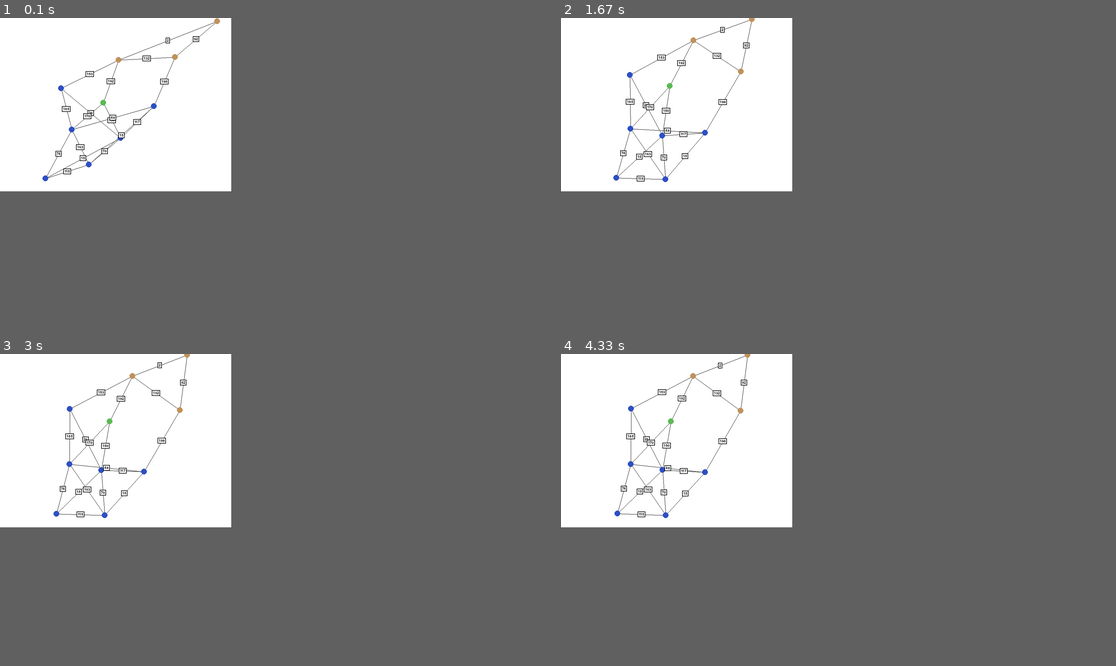
Above: before the commit, frames 1-4 (two rows, left to right).
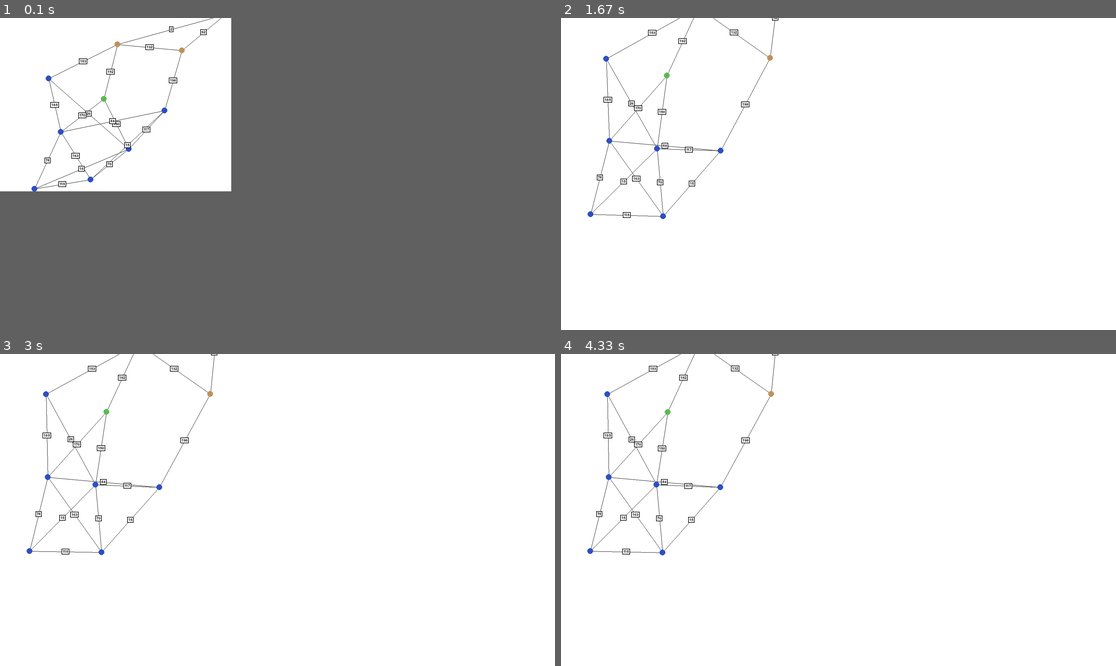
Above: after the commit, the same moments.

Repository: anis-sdkv/itis-ml
Game: pygame game, started from sem6_graph.py
The game is run twice, just before and just after one commit, with the same random seed, the same clock (stepped at 60 frames per second) and the same inputs.
Inputs (mouse positions are in pixels of both pictures, inside the frame that each line leads up to):
- Up to frame 1 (0.1 s): no input
- Up to frame 2 (1.67 s): tap F at 0.33 s; press the mouse at (921, 64) at 0.7 s; move the mouse to (982, 174) at 0.8 s; release the mouse at (1043, 283) at 0.93 s
- Up to frame 3 (3 s): no input
- Up to frame 4 (4.33 s): no input
In our replay, in frame 2 the window is 800x600 before the commit and 1920x1080 after it. These sizes can differ from the game's own. Grey fills any space a smaller window leaves; there, only what the larger window draws over its background counts as a difference.

The runs differ from the first frame. In frame 1, 1.2% of the frame differs, in the area x 5-40%, y 0-56%; in frame 2, 1.2%, in the area x 4-40%, y 0-65%; in frame 3, 1.2%; in frame 4, 1.2%.

Commit message:
hw2 done

Diff:
--- a/Homework2_MyDBSCAN.py
+++ b/Homework2_MyDBSCAN.py
@@ -0,0 +1,72 @@
+import numpy as np
+from sklearn.cluster import DBSCAN
+
+from sem5_DBCAN import App
+
+
+class MyDbscan:
+    TYPE_MAIN = 1
+    TYPE_BORDER = 0
+    TYPE_NOISE = -1
+    TYPE_UNCHECKED = -2
+
+    def __init__(self, eps=0.5, min_samples=5):
+        self.eps = eps
+        self.min_samples = min_samples
+        self.labels = None
+        self.point_types = None
+
+    def fit(self, X):
+        n_samples = X.shape[0]
+        self.point_types = np.full(n_samples, MyDbscan.TYPE_UNCHECKED)
+        self.labels = np.full(n_samples, -1)
+
+        cluster_id = 0
+
+        for point_index in range(n_samples):
+            if self.point_types[point_index] != MyDbscan.TYPE_UNCHECKED:
+                continue
+
+            neighbor_indexes = self._find_neighbors(X, point_index)
+            if len(neighbor_indexes) < self.min_samples - 1:
+                self.point_types[point_index] = MyDbscan.TYPE_NOISE
+                self.labels[point_index] = -1
+                continue
+
+            self.labels[point_index] = cluster_id
+            self.point_types[point_index] = MyDbscan.TYPE_MAIN
+
+            to_check = list(neighbor_indexes)
+            for check_index in to_check:
+                if self.point_types[check_index] == MyDbscan.TYPE_NOISE:
+                    self.point_types[check_index] = MyDbscan.TYPE_BORDER
+                    self.labels[check_index] = cluster_id
+                if self.point_types[check_index] != MyDbscan.TYPE_UNCHECKED:
+                    continue
+
+                self.labels[check_index] = cluster_id
+                neighbor_indexes = self._find_neighbors(X, check_index)
+
+                if len(neighbor_indexes) < self.min_samples - 1:
+                    self.point_types[check_index] = MyDbscan.TYPE_BORDER
+                else:
+                    self.point_types[check_index] = MyDbscan.TYPE_MAIN
+                    for i in neighbor_indexes:
+                        to_check.append(i)
+
+            cluster_id += 1
+
+    def fit_predict(self, X):
+        self.fit(X)
+        return self.labels
+
+    def _find_neighbors(self, X, point_index):
+        distances = np.linalg.norm(X - X[point_index], axis=1)
+        return np.where((distances <= self.eps) & (distances != 0))[0]
+
+
+if __name__ == "__main__":
+    dbscan_eps = 25
+    dbscan_min_samples = 5
+    app = App([DBSCAN(eps=dbscan_eps, min_samples=dbscan_min_samples), MyDbscan(dbscan_eps, dbscan_min_samples)])
+    app.run()
--- /dev/null
+++ b/datasets/disease.csv
@@ -0,0 +1,10 @@
+disease;количество пациентов
+Левосторонний паратонзиллит;26
+Правосторонний паратонзиллит;30
+Двусторонний паратонзиллярный абсцесс;9
+Левосторонний паратонзиллярный абсцесс;116
+Правосторонний паратонзиллярный абсцесс;96
+Левосторнний парафарингиальный абсцесс;3
+Правосторонний парафарингиальный абсцесс;3
+Левосторонний парафарингит;8
+Правосторонний парафарингит;12
--- /dev/null
+++ b/datasets/symptom.csv
@@ -0,0 +1,24 @@
+symptom;Острый левостор паратонз абсцесс;Острый правостор паратонз абсцесс;Острый двухстор паратонз абсцесс;Острый левостор паратон-зиллит;Острый правостор паратон-зиллит;Острый левостор парафарин абсцесс;Острый правостор парафарин абсцесс;Острый левостор парафарингит;Острый правостор парафарингит
+Недомогание;0.97;0.96;1;0.92;0.91;1;1;1;0.9
+Слабость;0.99;0.98;1;0.96;1;1;1;0.7;1
+Головную боль;0.66;0.73;0.88;0.76;0.79;0.5;0.5;1;0.6
+Отсутствие аппетита;0.73;0.75;0.88;0.76;0.86;0.5;0.5;0.8;0.6
+Болезненное открывание рта;0.93;0.90;1;0.8;0.75;0.5;0.5;0.57;0.4
+Боль в горле;0.97;0.96;1;1;0.83;0.5;0.1;0.85;0.9
+Боль при глотании слева;0.93;0.01;0.77;0.96;0.03;0.1;0.0001;0.85;0.0001
+Боль при глотании справа;0.01;0.94;0.77;0.0001;0.86;0.0001;0.1;0.0001;0.8
+Дисфагия;0.96;0.94;1;1;0.93;0.5;1;1;1
+Тризм жевательной мускулатуры I степени;0.53;0.64;0.77;0.6;0.41;0.0001;1;0.42;0.6
+Тризм жевательной мускулатуры III степени;0.04;0.02;0;0.08;0.06;0.5;0.0001;0.0001;0.0001
+Болезненность л/узлов в левой подчелюстной области;0.75;0.08;1;0.72;0.0001;1;0.5;0.85;0.09
+Болезненность л/узлов в правой подчелюстной области;0.03;0.81;0.9;0.0001;0.79;0.0001;1;0.0001;0.6
+Асимметрия зева;0.99;0.98;0.9;0.96;0.82;0.67;1;0.57;0.36
+Смещение левой нёбной миндалины к средней линии;0.75;0.0001;0.6;0.8;0.0001;0.5;0.0001;0.42;0.09
+Смещение правой нёбной миндалины к средней линии;0.01;0.8;0.66;0.0001;0.55;0.0001;0.5;0.14;0.18
+Слизистая зева гиперемирована;0.98;0.98;1;1;1;0.5;1;1;1
+Язычок мягкого нёба отёчен.;0.93;0.85;0.88;0.84;0.72;0.5;1;0.7;0.5
+Слизистая глотки гиперемирована;0.94;0.9;1;1;1;1;1;1;1
+Отёк. инфильтрация околоминдаликовой клетчатки слева;0.6;0.03;0.66;0.6;0.03;0.5;0.0001;0.42;0.0001
+Отёк. инфильтрация околоминдаликовой клетчатки справа;0.0001;0.6;0.66;0.0001;0.48;0.0001;0.5;0.0001;0.27
+Отёк боковой стенки глотки слева;0.21;0.0001;0.0001;0.16;0.0001;1;0.0001;1;0.0001
+Отёк боковой стенки глотки справа;0.01;0.12;0.0001;0;0.27;0.0001;0.1;0.0001;1
--- a/sem5_DBCAN.py
+++ b/sem5_DBCAN.py
@@ -29,7 +29,7 @@
     BACKGROUND_COLOR = (255, 255, 255)
     DEFAULT_POINT_COLOR = "black"
 
-    def __init__(self, width=800, height=600):
+    def __init__(self, dbscan_objects, width=800, height=600):
         pygame.init()
         pygame.display.set_caption("DBSCAN Clustering Visualization")
         self.width = width
@@ -43,16 +43,17 @@
 
         self.mouse_down = False
         self.key_f_down = False
-        self.key_q_down = False
+        self.key_1_down = False
+        self.key_2_down = False
+        self.key_3_down = False
 
         self.last_position = None
         self.labels = None
         self.label_colors = None
+        self.color_by_type = None
         self.points_to_draw = []
 
-        dbscan_eps = 25
-        dbscan_min_samples = 5
-        self.dbscan = DBSCAN(eps=dbscan_eps, min_samples=dbscan_min_samples)
+        self.dbscan_objects = dbscan_objects
 
     def handle_events(self):
         for event in pygame.event.get():
@@ -75,6 +76,8 @@
         for i in range(len(self.points_to_draw)):
             if not self.labels is None:
                 color = self.label_colors[self.labels[i]]
+            if not self.color_by_type is None:
+                color = self.color_by_type[i]
             point = self.points_to_draw[i]
             pygame.draw.circle(self.screen, color, (int(point.x), int(point.y)), 5)
 
@@ -96,24 +99,46 @@
         if self.mouse_down:
             cursor_position = Point(*pygame.mouse.get_pos())
             if not self.last_position or self.last_position.distance_to(cursor_position) > 50:
+                self._reset()
                 self.last_position = cursor_position
                 self.points_to_draw.append(cursor_position)
-                self.points_to_draw.extend(cursor_position.generate_points_in_neighborhood(20, 3))
+                self.points_to_draw.extend(cursor_position.generate_points_in_neighborhood(30, 3))
 
     def _handle_key_actions(self):
         if self.key_f_down:
             self.key_f_down = False
             self._toggle_fullscreen()
 
-        if self.key_q_down:
-            self.key_q_down = False
-            self._cluster_points()
+        if self.key_1_down:
+            self.key_1_down = False
+            self._cluster_points(self.dbscan_objects[0])
+
+        if self.key_2_down and len(self.dbscan_objects) > 1:
+            self.key_2_down = False
+            self._cluster_points(self.dbscan_objects[1])
+
+        if self.key_3_down and len(self.dbscan_objects) > 1:
+            self.key_3_down = False
+            self._cluster_and_paint_by_type(self.dbscan_objects[1])
 
     def _handle_keydown(self, key):
+
         if key == pygame.K_f:
             self.key_f_down = True
-        elif key == pygame.K_q:
-            self.key_q_down = True
+        elif key == pygame.K_1:
+            self.key_1_down = True
+            self._reset()
+        elif key == pygame.K_2:
+            self.key_2_down = True
+            self._reset()
+        elif key == pygame.K_3:
+            self.key_3_down = True
+            self._reset()
+
+    def _reset(self):
+        self.labels = None
+        self.label_colors = None
+        self.color_by_type = None
 
     def _toggle_fullscreen(self):
         self.is_fullscreen = not self.is_fullscreen
@@ -123,16 +148,30 @@
         else:
             self.screen = pygame.display.set_mode((self.width, self.height), pygame.RESIZABLE)
 
-    def _cluster_points(self):
-        self.labels = self.dbscan.fit_predict(np.array([[point.x, point.y] for point in self.points_to_draw]))
+    def _cluster_points(self, dbscan):
+        self.labels = dbscan.fit_predict(np.array([[point.x, point.y] for point in self.points_to_draw]))
         self.label_colors = self._generate_random_label_colors(len(np.unique(self.labels)))
+
+    def _cluster_and_paint_by_type(self, dbscan):
+        dbscan.fit(np.array([[point.x, point.y] for point in self.points_to_draw]))
+        conversion_dict = {1: 'green', 0: 'yellow', -1: 'red'}
+        self.color_by_type = [conversion_dict[x] for x in dbscan.point_types]
 
     @staticmethod
     def _generate_random_label_colors(n_clusters):
-        colors = [np.random.randint(0, 256, size=3) for i in range(n_clusters - 1)]
+        colors = [
+            np.array([np.random.randint(32, 128),
+                      np.random.randint(32, 256),
+                      np.random.randint(32, 256)])
+            for i in range(n_clusters - 1)
+        ]
         colors.append(np.array([255, 0, 0]))  # red
         return colors
 
 
-app = App()
-app.run()
+if __name__ == "__main__":
+    dbscan_eps = 25
+    dbscan_min_samples = 5
+
+    app = App([DBSCAN(eps=dbscan_eps, min_samples=dbscan_min_samples)])
+    app.run()
--- a/sem6_graph.py
+++ b/sem6_graph.py
@@ -54,8 +54,8 @@
         pos1 = positions[node1]
         pos2 = positions[node2]
         distance = np.linalg.norm(pos1 - pos2)
-        if distance < 1:
-            distance = 1  # избежание деления на ноль
+        if distance < 10:
+                distance = 10
         force_direction = (pos1 - pos2) / distance  # нормализованный вектор силы отталкивания
         magnitude = k / (distance ** 2)  # сила отталкивания пропорциональна квадрату расстояния
         return force_direction * magnitude
@@ -67,6 +67,8 @@
         pos2 = positions[node2]
         distance = np.linalg.norm(pos1 - pos2)
         force_direction = (pos2 - pos1) / distance  # нормализованный вектор притяжения
+        if distance < 10:
+            distance = 10
         magnitude = distance ** 2 / k  # сила притяжения пропорциональна квадрату расстояния
         return force_direction * magnitude
 
@@ -76,7 +78,7 @@
             for other_node in self.graph_data.graph.nodes():
                 if node != other_node:
                     total_repulsion += GraphViewModel.repulsion_force(node, other_node, self.graph_node_positions,
-                                                                      link_distance)
+                                                                      link_distance * 5)
 
             total_attraction = np.array([0.0, 0.0])
             for neighbor in self.graph_data.graph.neighbors(node):
@@ -117,7 +119,7 @@
     def try_get_node_by_pos(self, pos):
         for node, (x, y) in self.graph_node_positions.items():
             distance = np.sqrt((x - pos[0]) ** 2 + (y - pos[1]) ** 2)
-            if distance <= GraphViewModel.NODE_RADIUS:
+            if distance <= GraphViewModel.NODE_RADIUS * 2:
                 return node
         return None
 
@@ -136,6 +138,8 @@
         self.running = True
         self.clock = pygame.time.Clock()
         self.fps = 60
+
+        self.key_f_down = False
 
         self.graph_view_model = GraphViewModel(width, height)
         self.captured_node = None
@@ -149,7 +153,7 @@
             elif event.type == pygame.MOUSEBUTTONUP:
                 self.captured_node = None
             elif event.type == pygame.KEYDOWN:
-                pass
+                self._handle_keydown(event.key)
 
     def update(self):
         self.graph_view_model.update_positions(30000)
@@ -180,7 +184,9 @@
                                                                                       dtype=np.float64)
 
     def _handle_key_actions(self):
-        pass
+        if self.key_f_down:
+            self.key_f_down = False
+            self._toggle_fullscreen()
 
     def _handle_keydown(self, key):
         if key == pygame.K_f:
--- /dev/null
+++ b/sem7_naive_bayesian.py
@@ -0,0 +1,22 @@
+import pandas as pd
+import numpy as np
+from sympy import pprint
+
+
+
+def main():
+    symptoms = pd.read_csv('datasets/symptom.csv', sep=";")
+    diseases = pd.read_csv('datasets/disease.csv', sep=";")
+
+    diseases['P(disease)'] = diseases['количество пациентов'] / diseases['количество пациентов'].sum()
+
+    # TODO доделать
+    # find P(symphom|disease)
+    for symptom_name in symptoms:
+        for disease_name in diseases['disease']:
+            # symptoms[f'P{i}|{}']
+            print(disease_name, diseases[disease_name])#['disease'])
+            break
+        break
+
+main()
Renamed: out/img.png -> out/hw1/img.png
Renamed: out/output.gif -> out/hw1/output.gif
Binary file added: out/hw2/black_color.png
Binary file added: out/hw2/color_by_cluster.png
Binary file added: out/hw2/color_by_point_type.png
